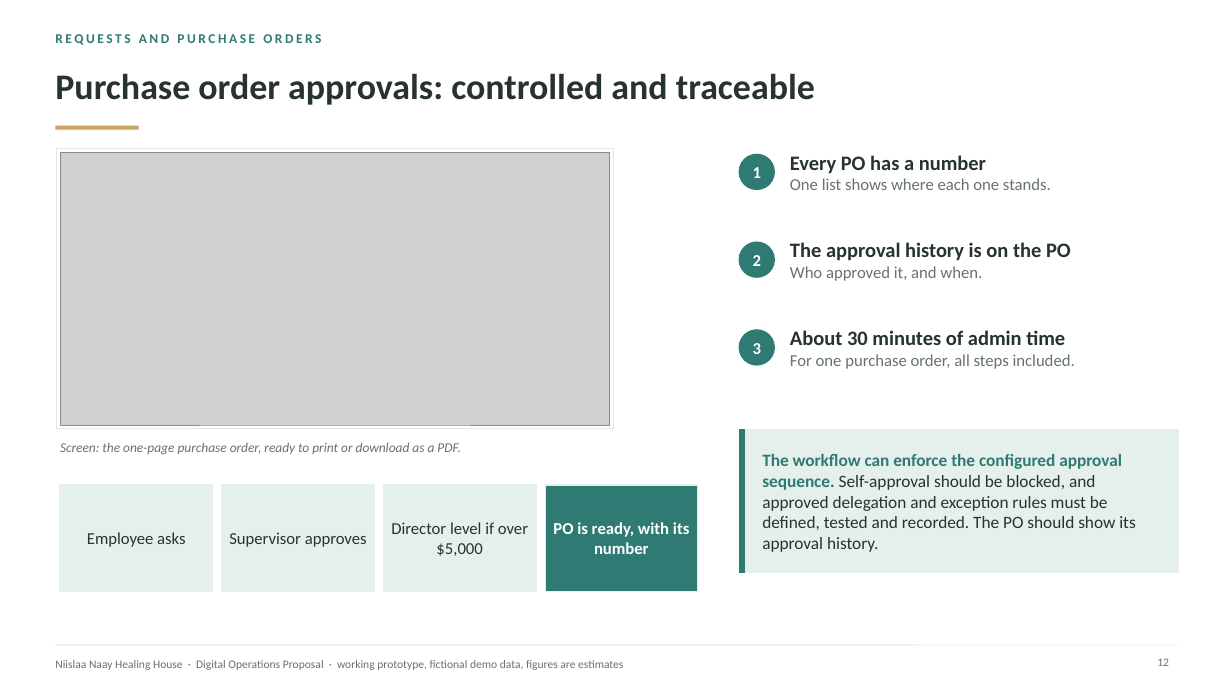
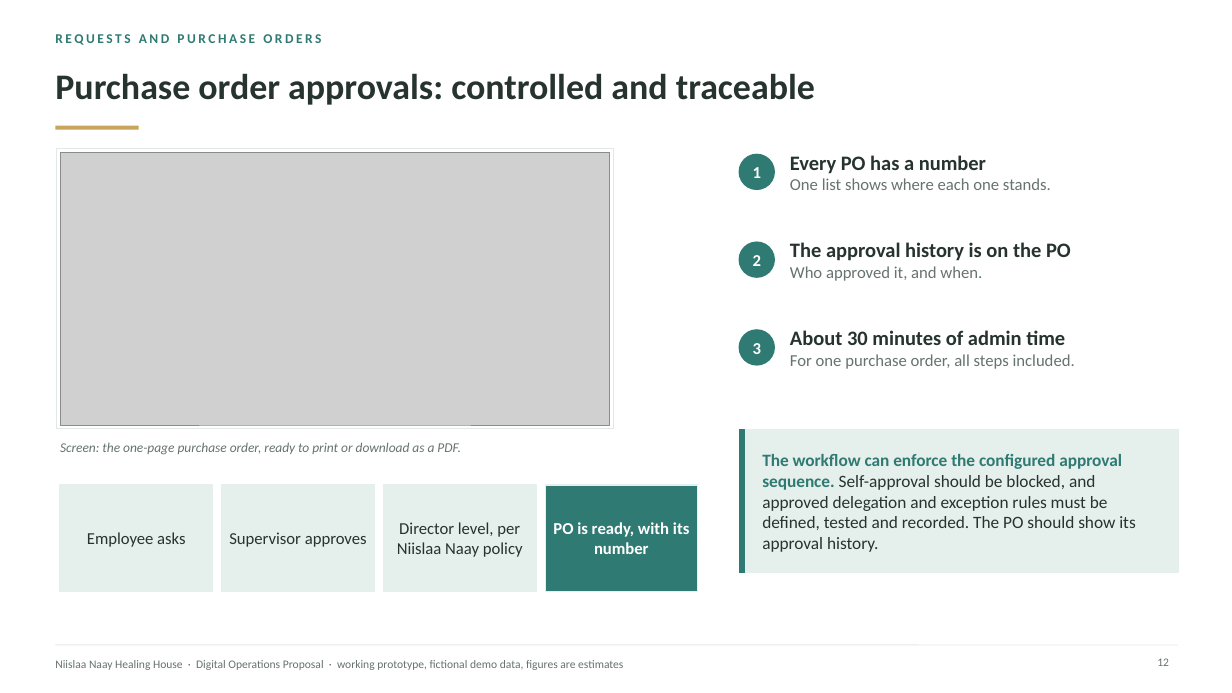
Before and after one commit to AndalibOlee/Portfolio, a slide deck: slide 12 of demo-platform/docs/Niislaa_Naay_Healing_House_Executive_Digital_Operations_Proposal.pptx. Drawn at 1232x693 pixels with LibreOffice and Linux fonts; fonts in the diff are those of the drawing; grey boxes stand for pictures. Boxes give left, top, right and bottom in pixels: in the first picture for what was removed or moved away, otherwise in the second. Text is boxed around its words. In the diff, an @@ line names an element or a change of style, - is before the commit and + after.

```diff
--- a/demo-platform/docs/Niislaa_Naay_Healing_House_Executive_Digital_Operations_Proposal.pptx
+++ b/demo-platform/docs/Niislaa_Naay_Healing_House_Executive_Digital_Operations_Proposal.pptx
@@ text at (397,522,523,557): text changed @@
-Director level if over $5,000
+Director level, per Niislaa Naay policy
```
Also in this commit, not shown: 2 other slides changed, 8 other files.
